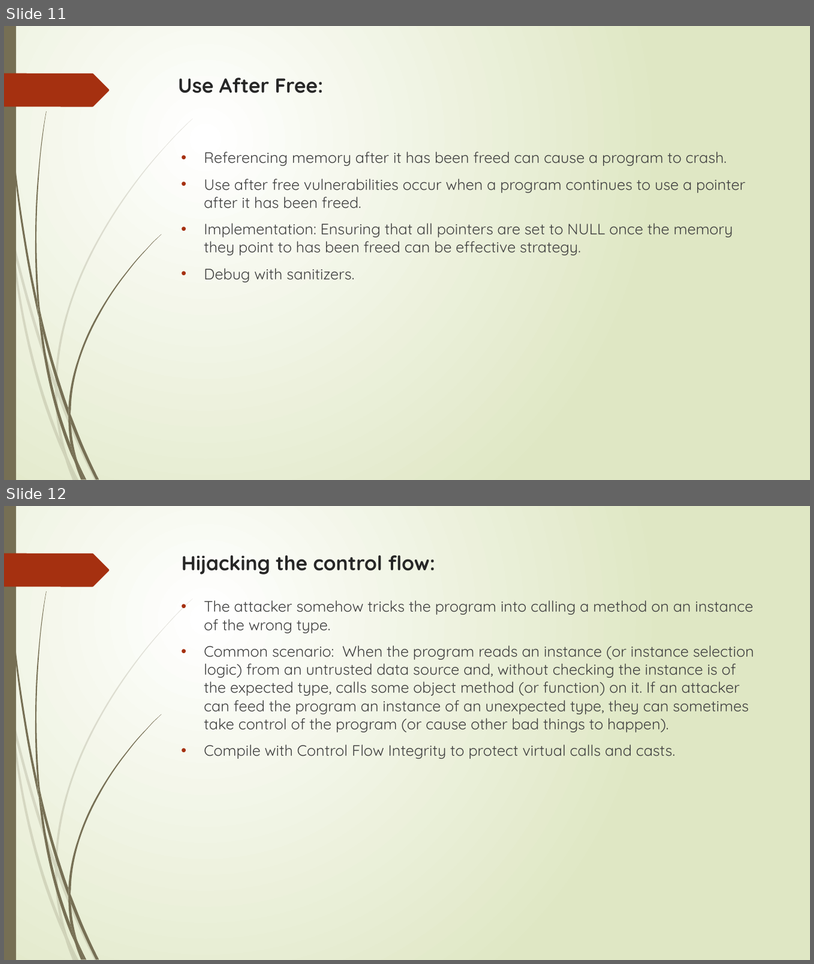
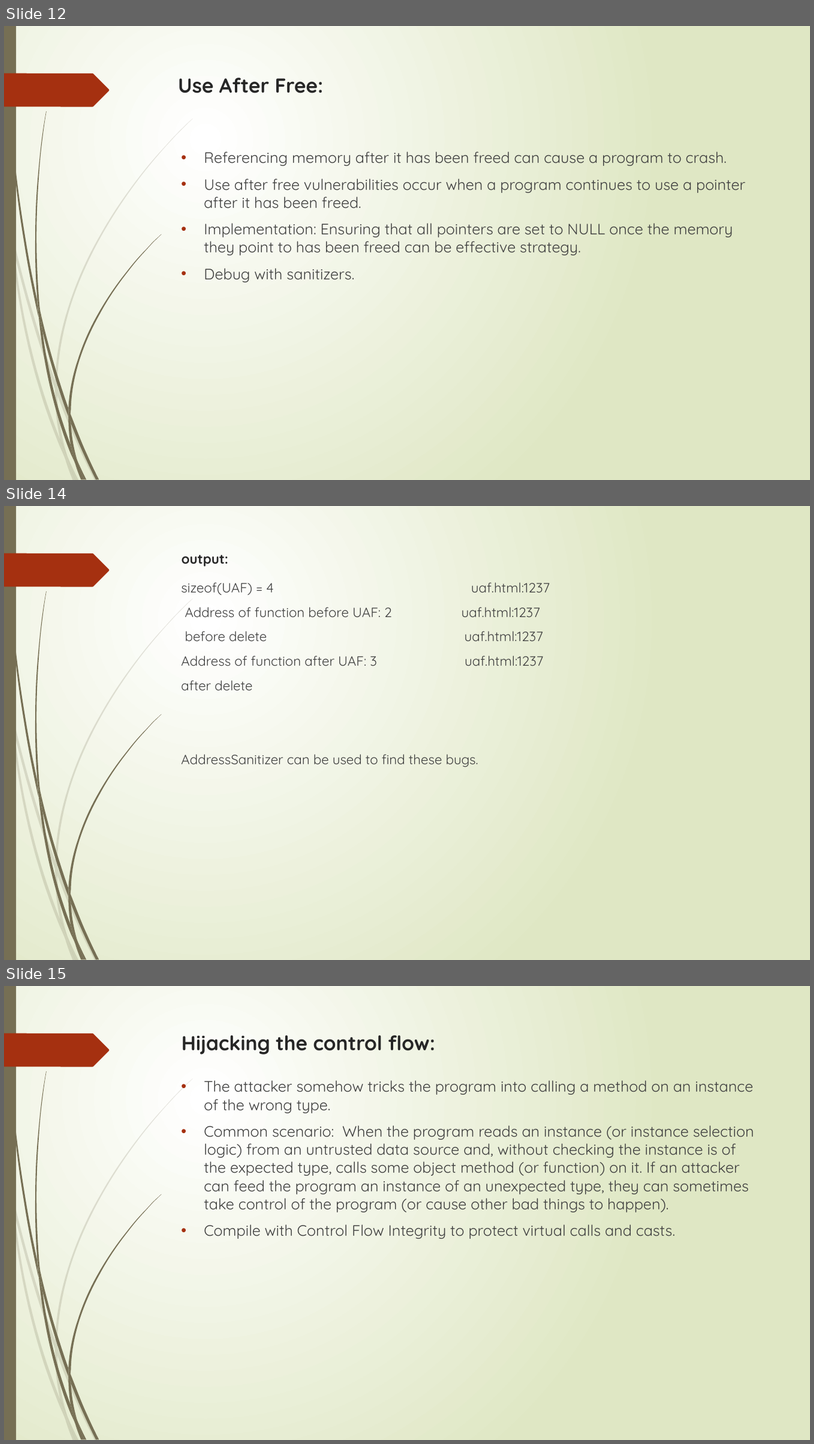
Before and after one commit to dhanushareddy988/journey, a slide deck: Security Vulnerabilities in WebAssembly.pptx. Shown one above the other, each under a label of ours: slides 11 and 12 before the commit, slides 12, 14 and 15 after it; the slides between them are not shown. The pictures are 814x964 and 814x1444 pixels, drawn with LibreOffice and Linux fonts; fonts in the diff are those of the drawing. Boxes give left, top, right and bottom in pixels: in the first picture for what was removed or moved away, otherwise in the second. Text is boxed around its words. In the diff, an @@ line names an element or a change of style, - is before the commit and + after.

```diff
--- a/Security Vulnerabilities in WebAssembly.pptx
+++ b/Security Vulnerabilities in WebAssembly.pptx
@@ slide 14 added at box(4, 506, 810, 960), background gradient #FFFFFF to #DFE8C4; not listed: 24 template elements that a slide beside it also shows @@
@@ title added at box(182, 555, 228, 567), 16 pt, text #262626, bold @@
+output:
@@ text added at box(181, 582, 550, 767), 16 pt, text #404040 @@
+sizeof(UAF) = 4 uaf.html:1237
+Address of function before UAF: 2 uaf.html:1237
+before delete uaf.html:1237
+Address of function after UAF: 3 uaf.html:1237
+after delete
+AddressSanitizer can be used to find these bugs.
@@ what was slide 11 is now slide 12 @@
@@ what was slide 12 is now slide 15 @@
```
Also in this commit, not shown: 3 slides changed, 4 other slides added.
